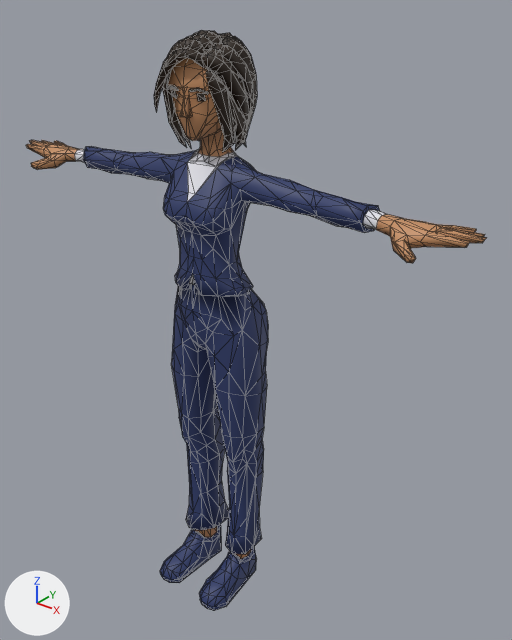
The glTF model js/models/avatars/club-crowd-vf6.glb as it was, and as the next commit left it.
One viewpoint serves both versions: a camera (50 mm lens) standing at (1.349, -1.553, 1.972) and looking at (0.085, 0.027, 0.992). The axes (+X, +Y, +Z) are drawn at lower left. The lights are the same throughout. The older version comes first. Mesh edges are drawn as thin lines. Vertices at exactly the same position are counted once.

Names of what the first picture shows: 'Suit_Body'.
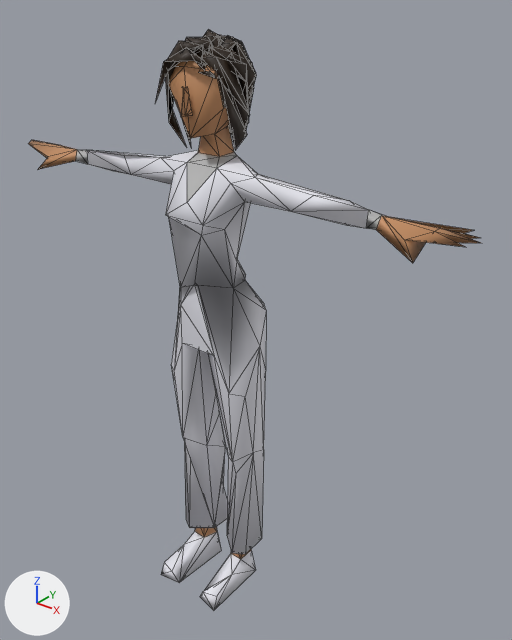
What the commit changed:
me_suit_body is used by ob_suit_body; location (0.0, 0.0, 0.0).
me_suit_body had 1674 vertices, 3240 faces and spanned x -0.82..0.82, y -0.27..0.1, z 0.0..1.84.
me_suit_body now has 453 vertices, 807 faces and spans x -0.82..0.82, y -0.26..0.09, z 0.0..1.84.
me_suit_body part 1: the loose piece of 12 vertices spanning x 0.02..0.07, y -0.17..-0.14, z 1.7..1.71 is deleted.
me_suit_body part 2: the loose piece of 8 vertices spanning x -0.06..-0.03, y -0.16..-0.13, z 1.68..1.7 is deleted.
me_suit_body part 3: the loose piece of 8 vertices spanning x 0.03..0.06, y -0.16..-0.13, z 1.68..1.7 is deleted.
me_suit_body part 4: 8 vertices moved within x -0.71..0.82, y -0.12..-0.03, z 1.15..1.81; 1181 vertices removed from x -0.82..0.82, y -0.27..0.1, z 0.0..1.84.
Other edits to the shape of me_suit_body do not show in these pictures.

Pixel boxes (x1, y1, x2, y2) of what changed, in the pictures (512 x 640 px):
'Suit_Body', reshaped: before (26, 30, 486, 611); after (29, 29, 481, 610)
part 1 of me_suit_body, deleted: before (189, 88, 209, 95)
part 2 of me_suit_body, deleted: before (171, 89, 178, 98)
part 3 of me_suit_body, deleted: before (197, 93, 206, 101)
part 4 of me_suit_body, cut back: before (26, 30, 486, 611); after (174, 35, 481, 394)
